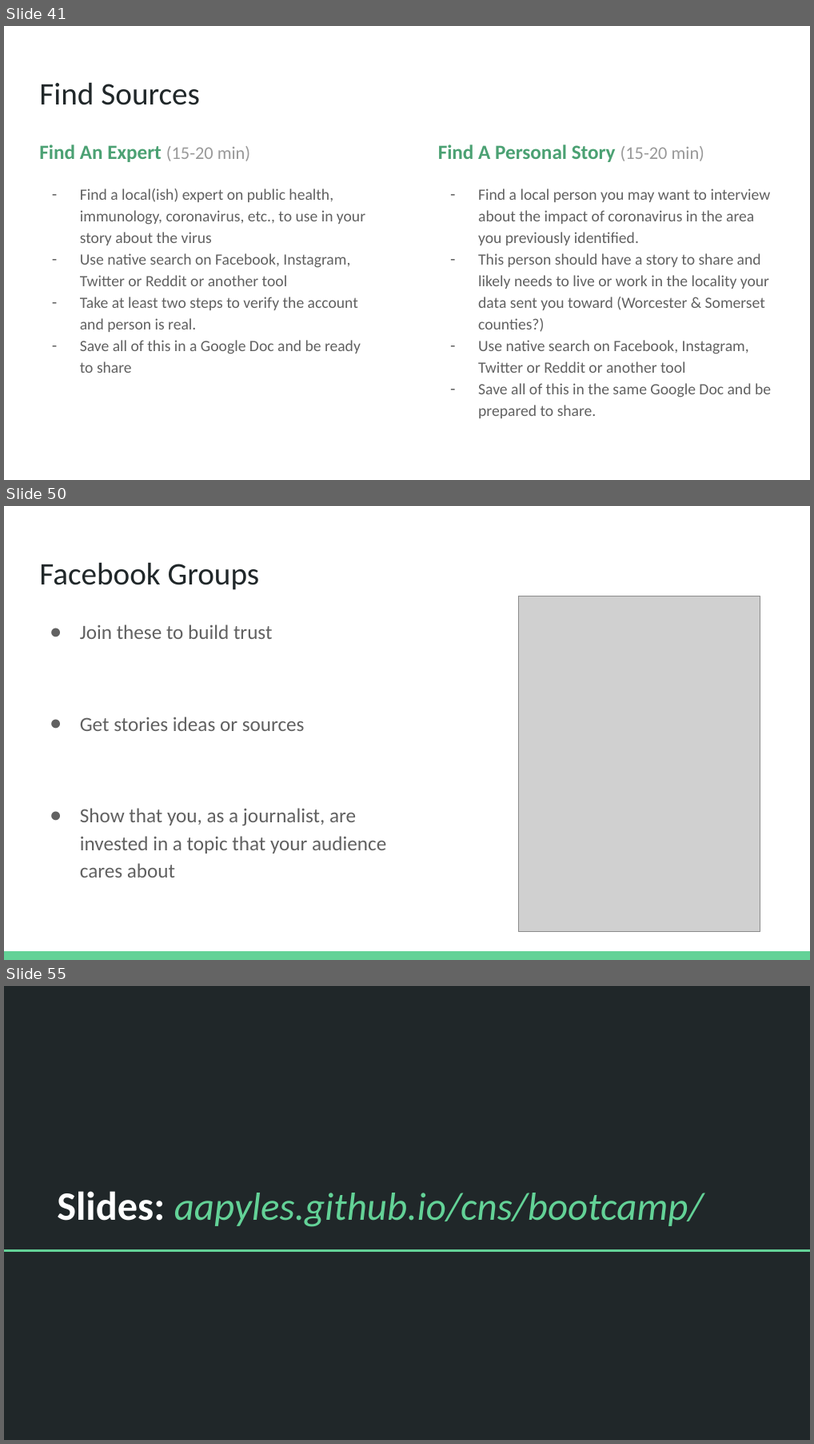
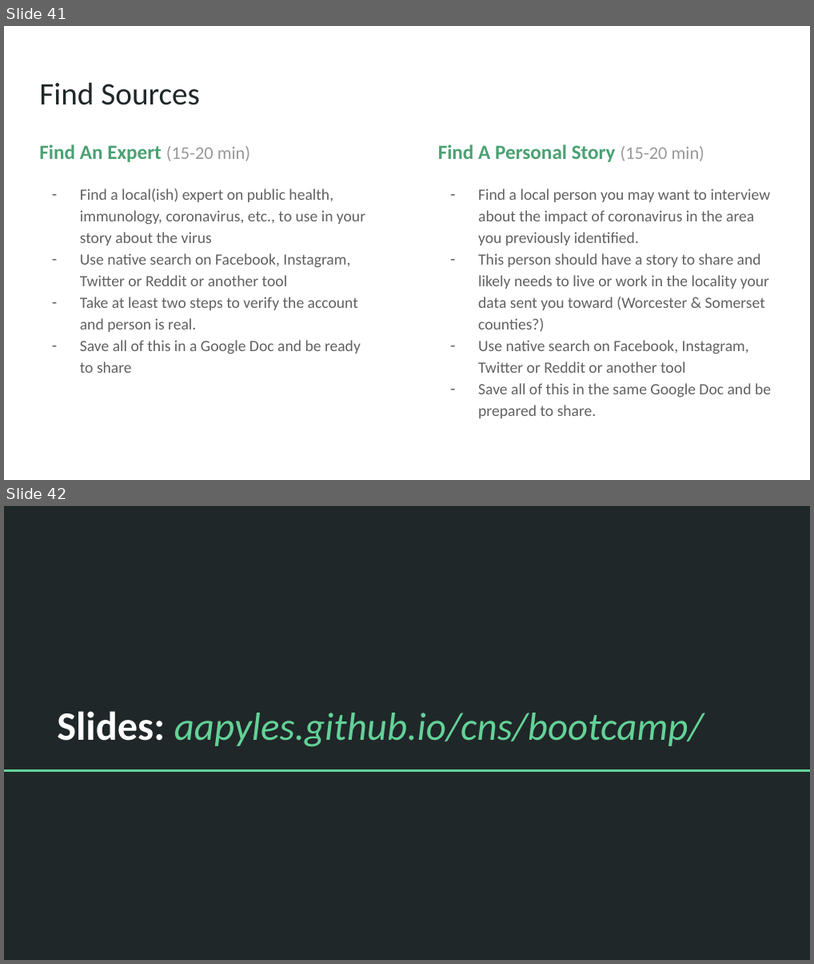
Before and after one commit to aapyles/CNS, a slide deck: bootcamp/storytelling.pptx. Shown one above the other, each under a label of ours: slides 41, 50 and 55 before the commit, slides 41 and 42 after it; the slides between them are not shown. The pictures are 814x1444 and 814x964 pixels, drawn with LibreOffice and Linux fonts; fonts in the diff are those of the drawing; grey boxes stand for pictures. Boxes give left, top, right and bottom in pixels: in the first picture for what was removed or moved away, otherwise in the second. Text is boxed around its words. In the diff, an @@ line names an element or a change of style, - is before the commit and + after.

```diff
--- a/bootcamp/storytelling.pptx
+++ b/bootcamp/storytelling.pptx
@@ slide 50 removed at [4,506,810,960], background #FFFFFF @@
@@ title removed at [39,562,260,590] @@
-Facebook Groups
@@ picture removed at [519,596,761,931] @@
@@ text removed at [80,624,386,877] @@
-● Join these to build trust
-● Get stories ideas or sources
-● Show that you, as a journalist, are invested in a topic that your audience cares about
@@ rectangle removed at [4,951,810,960] @@
@@ what was slide 55 is now slide 42 @@
```
Also in this commit, not shown: 2 slides changed, 12 other slides removed.
